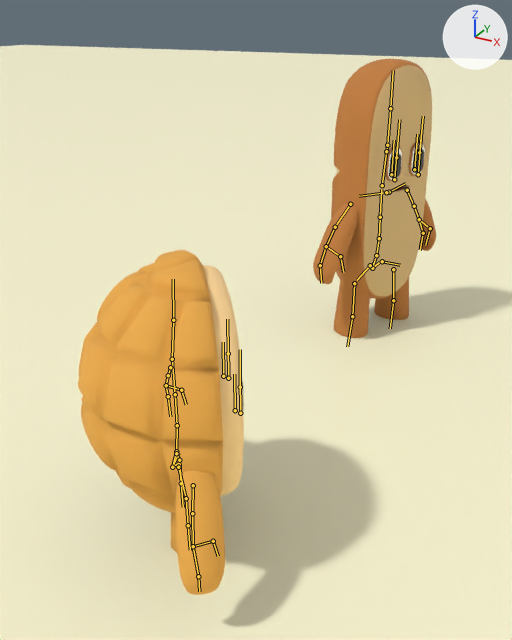
One commit to the glTF model assets/scenes/default_scene.glb: the scene before it, then after it.
Rendered twice from a camera (50 mm lens) standing at (3.21, -2.61, 1.66) and looking at (1.87, -0.17, 0.44). The axes (+X, +Y, +Z) are drawn at upper right. The lights are the same throughout. The bones that bend it are drawn over the model as lines.

The first picture shows 'Bread Body', 'Eyes Inner', 'Eyes Outer', 'Floor', 'Hands', 'Hands.001', 'Polo Bun Outer'.
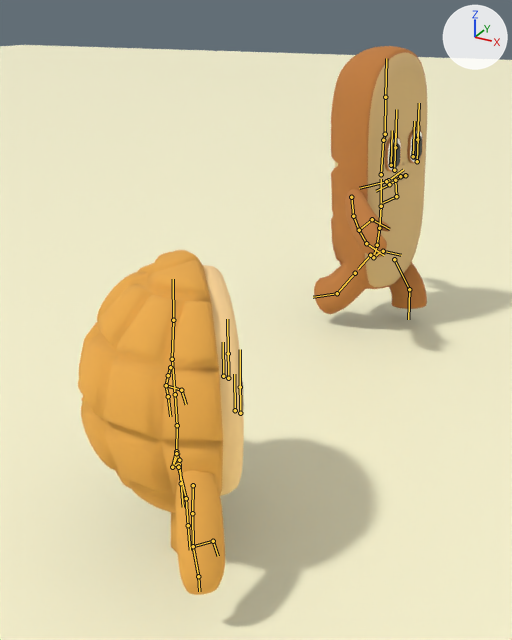
The newer file adds an action. The first version stands in its rest pose; the second is drawn at frame 12 of the action 'Baguette.Walking'.

Changed parts and their boxes [x1, y1, x2, y2] in the pictures (512 x 640 px):
```json
{"object": "Bread Body", "change": "posed", "before": [331, 59, 432, 338], "after": [314, 46, 427, 314], "on screen": "12% wider"}
{"object": "Hands", "change": "posed", "before": [313, 199, 436, 284], "after": [345, 189, 390, 258]}
{"object": "Eyes Outer", "change": "posed", "before": [385, 142, 425, 181], "after": [385, 128, 423, 172], "on screen": "12% taller"}
{"object": "Eyes Inner", "change": "posed", "before": [389, 149, 424, 178], "after": [389, 136, 422, 169], "on screen": "13% taller"}
{"bone": "spine", "before": "(372, 268) to (375, 258)", "after": "(373, 257) to (376, 247)"}
{"bone": "spine.002", "before": "(379, 238) to (380, 217)", "after": "(379, 228) to (381, 206)"}
{"bone": "spine.003", "before": "(380, 217) to (381, 189)", "after": "(381, 206) to (381, 179)"}
{"bone": "upper_arm.L", "before": "(407, 190) to (414, 206)", "after": "(405, 175) to (400, 176)"}
{"bone": "upper_arm.R", "before": "(350, 204) to (335, 227)", "after": "(351, 197) to (353, 216)"}
{"bone": "shin.L.003", "before": "(393, 269) to (393, 300)", "after": "(394, 259) to (409, 289)"}
{"bone": "shin.L.001", "before": "(393, 300) to (390, 328)", "after": "(409, 289) to (408, 319)"}
{"bone": "shin.R.003", "before": "(354, 283) to (352, 316)", "after": "(355, 273) to (337, 293)"}
{"bone": "shin.R.001", "before": "(352, 316) to (347, 346)", "after": "(337, 293) to (313, 297)"}
```

The change, as JSON lines over the scene's bpy script:
```json
{"block": "bone_spine", "where": "bone_spine = bpy.data.objects['Baguette.001'].pose.bones['spine']"}
{"op": "set", "path": "bone_spine.location", "old": "(0.0, 0.0, 0.0)", "new": "(0.0, 0.059, -0.015)"}
{"block": "bone_spine_002", "where": "bone_spine_002 = bpy.data.objects['Baguette.001'].pose.bones['spine.002']  # child of 'spine.001'"}
{"op": "set", "path": "bone_spine_002.rotation_quaternion", "old": "(1.0, 0.0, 0.0, 0.0)", "new": "(1.0, 0.0, 0.024, 0.001)", "note": "degrees (0, 0, 0) -> degrees (0, 3, 0)"}
{"block": "bone_spine_003", "where": "bone_spine_003 = bpy.data.objects['Baguette.001'].pose.bones['spine.003']  # child of 'spine.002'"}
{"op": "set", "path": "bone_spine_003.rotation_quaternion", "old": "(1.0, 0.0, 0.0, 0.0)", "new": "(0.999, 0.0, -0.001, 0.042)", "note": "degrees (0, 0, 0) -> degrees (0, 0, 5)"}
{"block": "bone_upper_arm_l", "where": "bone_upper_arm_l = bpy.data.objects['Baguette.001'].pose.bones['upper_arm.L']  # child of 'shoulder.L'"}
{"op": "set", "path": "bone_upper_arm_l.rotation_quaternion", "old": "(1.0, 0.0, 0.0, 0.0)", "new": "(0.87, -0.363, 0.329, 0.055)", "note": "degrees (0, 0, 0) -> degrees (-49, 38, -10)"}
{"block": "bone_upper_arm_r", "where": "bone_upper_arm_r = bpy.data.objects['Baguette.001'].pose.bones['upper_arm.R']  # child of 'shoulder.R'"}
{"op": "set", "path": "bone_upper_arm_r.rotation_quaternion", "old": "(1.0, 0.0, 0.0, 0.0)", "new": "(0.846, 0.394, 0.356, 0.058)", "note": "degrees (0, 0, 0) -> degrees (58, 34, 27)"}
{"block": "bone_shin_l_003", "where": "bone_shin_l_003 = bpy.data.objects['Baguette.001'].pose.bones['shin.L.003']  # child of 'thigh.L'"}
{"op": "set", "path": "bone_shin_l_003.rotation_quaternion", "old": "(1.0, 0.0, 0.0, 0.0)", "new": "(0.956, -0.293, -0.014, -0.004)", "note": "degrees (0, 0, 0) -> degrees (-34, -2, 0)"}
{"block": "bone_shin_l_001", "where": "bone_shin_l_001 = bpy.data.objects['Baguette.001'].pose.bones['shin.L.001']  # child of 'shin.L.003'"}
{"op": "set", "path": "bone_shin_l_001.rotation_quaternion", "old": "(1.0, 0.0, 0.0, 0.0)", "new": "(0.971, 0.24, 0.013, 0.001)", "note": "degrees (0, 0, 0) -> degrees (28, 1, 0)"}
{"block": "bone_shin_r_003", "where": "bone_shin_r_003 = bpy.data.objects['Baguette.001'].pose.bones['shin.R.003']  # child of 'thigh.R'"}
{"op": "set", "path": "bone_shin_r_003.rotation_quaternion", "old": "(1.0, 0.0, 0.0, 0.0)", "new": "(0.938, 0.346, -0.016, -0.005)", "note": "degrees (0, 0, 0) -> degrees (40, -2, -1)"}
{"block": "bone_shin_r_001", "where": "bone_shin_r_001 = bpy.data.objects['Baguette.001'].pose.bones['shin.R.001']  # child of 'shin.R.003'"}
{"op": "set", "path": "bone_shin_r_001.rotation_quaternion", "old": "(1.0, 0.0, 0.0, 0.0)", "new": "(0.981, 0.195, -0.01, -0.001)", "note": "degrees (0, 0, 0) -> degrees (22, -1, 0)"}
```
